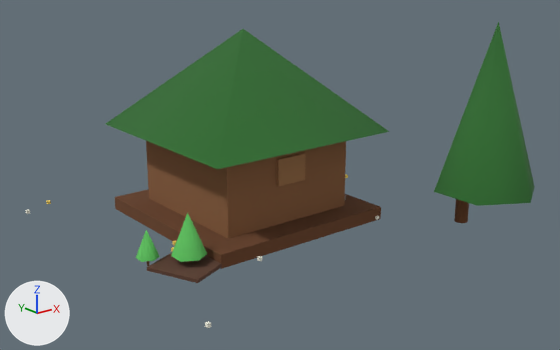
Two versions of the glTF model public/models/buildings/foresters_hut.glb, one commit apart.
The view is the same before and after, from a 50 mm camera at (-6.8, -9.37, 4.26) aimed at (0.02, -0.85, 0.85). Arrows for +X, +Y and +Z are at lower left; the lights stay in place. The picture after the commit comes second. Where no turn or scale is listed for an object, it has been applied to the vertices.

Names of what the first picture shows: 'Foundation', 'PyramidRoof', 'SaplingLeaves', 'SaplingLeaves.001', 'SoilPatch1', 'TreeLeaves', 'TreeTrunk', 'Walls', 'Window'.
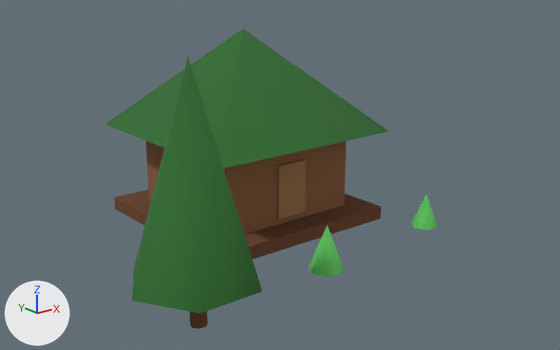
ob_node_29 is not drawn itself; it is the parent of ob_foundation, ob_walls, ob_pyramidroof, ob_door, ob_window, ob_node_9, ob_node_12, ob_node_15.
ob_node_9 is not drawn itself; it is the parent of ob_saplingleaves.

Where the change shows, as pixel boxes (x1, y1, x2, y2) in the pictures (560 x 350 px):
'TreeLeaves', turned
    before: (434, 22, 535, 206)
    after: (132, 57, 262, 313)
'PyramidRoof', turned
    before: (106, 29, 389, 169)
    after: (105, 29, 389, 168)
'Walls', turned
    before: (146, 141, 346, 239)
    after: (146, 141, 346, 234)
'Foundation', turned
    before: (115, 189, 381, 269)
    after: (114, 190, 381, 259)
'SaplingLeaves', turned, moved
    before: (171, 213, 207, 262)
    after: (309, 225, 345, 277)
'Door', turned (not visible before)
    after: (277, 159, 306, 219)
'SoilPatch1', deleted (brown)
    before: (147, 253, 222, 283)
'Window', turned (not visible afterwards)
    before: (276, 153, 306, 187)
'TreeTrunk', turned, moved
    before: (454, 199, 469, 223)
    after: (190, 311, 208, 329)
'SaplingLeaves.002', turned, moved (not visible before)
    after: (411, 194, 438, 230)
'SaplingLeaves.001', turned, moved (not visible afterwards)
    before: (136, 230, 160, 262)

The change, as a diff of the scene's bpy script:
```diff
--- a/public/models/buildings/foresters_hut.glb.py
+++ b/public/models/buildings/foresters_hut.glb.py
@@ ob_node_29 @@
 ob_node_29.location = (0.0, 0.0, 0.0)
+ob_node_29.rotation_euler = (0.0, 0.0, -1.564)  # degrees (0, 0, -90)
@@ ob_soilpatch1 @@
-ob_soilpatch1 = bpy.data.objects.new('SoilPatch1', me_mesh_5)
-ob_soilpatch1.location = (-1.8, -1.2, 0.05)
@@ ob_node_9 @@
 ob_node_9.parent = ob_node_29
-ob_node_9.location = (-1.8, -1.2, 0.0)
+ob_node_9.location = (2.665, -0.703, 0.0)
 ob_node_9.scale = (1.2, 1.2, 1.2)
@@ ob_saplingleaves_001 @@
 ob_saplingleaves_001 = bpy.data.objects.new('SaplingLeaves.001', me_mesh_10)
-ob_saplingleaves_001.parent = ob_node_12
 ob_saplingleaves_001.location = (0.0, 0.0, 0.4)
@@ ob_saplingleaves_002 @@
 ob_saplingleaves_002.parent = ob_node_15
-ob_saplingleaves_002.location = (0.0, 0.0, 0.4)
+ob_saplingleaves_002.location = (0.876, 0.0, 0.4)
@@ ob_treetrunk @@
 ob_treetrunk.parent = ob_node_18
-ob_treetrunk.location = (-1.094, 1.164, 0.4)
+ob_treetrunk.location = (-0.917, 0.917, 0.4)
```
